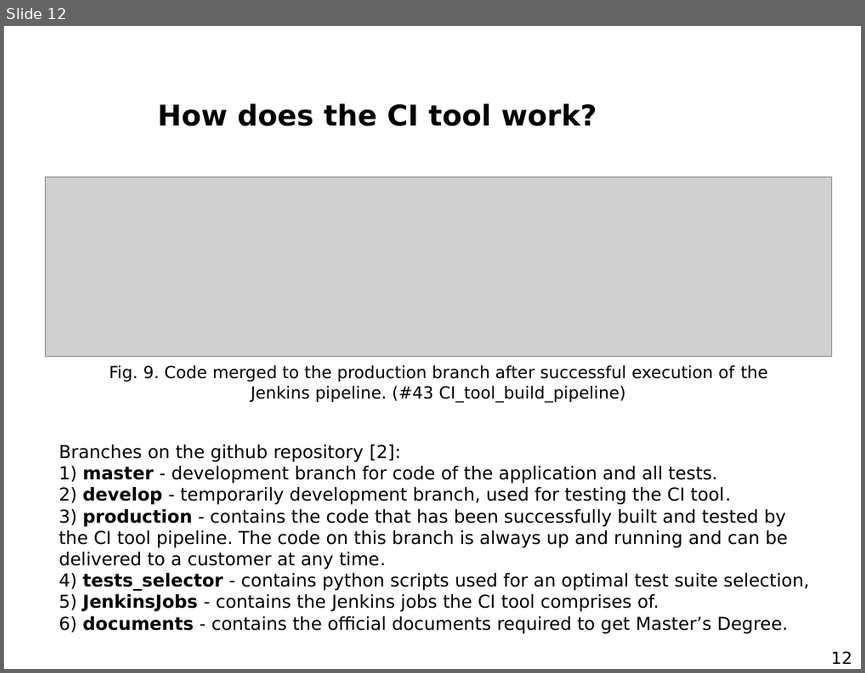
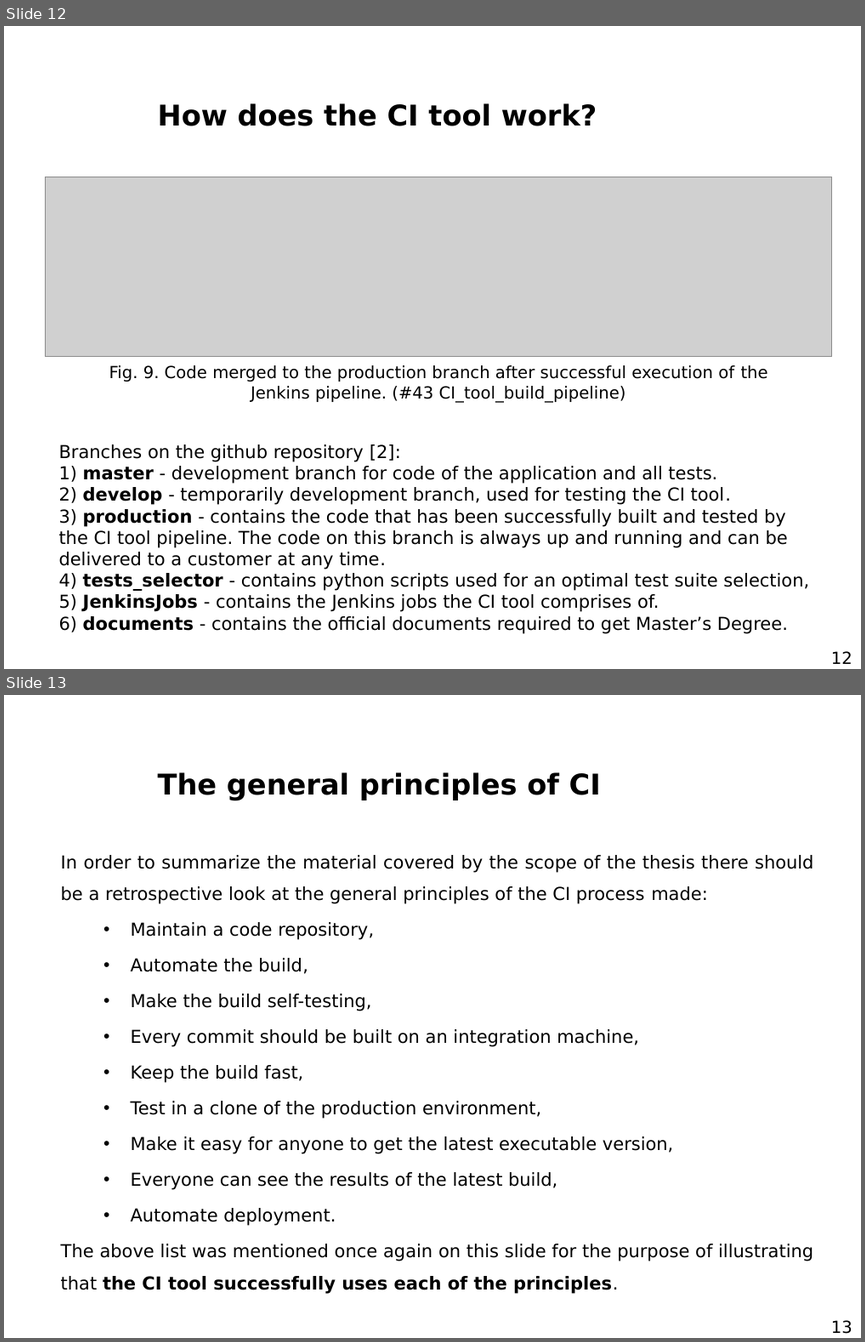
Before and after one commit to AndSze/CI_tool_for_an_optimal_test_suite_selection, a slide deck: Andrzej_Szewczyk_Prezentacja_Seminarium_Dyplomowe.pptx. Shown one above the other, each under a label of ours: slide 12 before the commit, slides 12 and 13 after it. The pictures are 865x673 and 865x1342 pixels, drawn with LibreOffice and Linux fonts; fonts in the diff are those of the drawing; grey boxes stand for pictures; background and template pictures are left out. Boxes give left, top, right and bottom in pixels: in the first picture for what was removed or moved away, otherwise in the second. Text is boxed around its words. In the diff, an @@ line names an element or a change of style, - is before the commit and + after.

Commit message:
Final version of the presentation about the CI tool

```diff
--- a/Andrzej_Szewczyk_Prezentacja_Seminarium_Dyplomowe.pptx
+++ b/Andrzej_Szewczyk_Prezentacja_Seminarium_Dyplomowe.pptx
@@ slide 13 added at (x1=4, y1=695, x2=861, y2=1338), background picture (left out) @@
@@ title added at (x1=158, y1=772, x2=601, y2=801), 24 pt, text #000000, bold @@
+The general principles of CI
@@ text added at (x1=61, y1=855, x2=813, y2=1293), 15 pt, text #000000 @@
+In order to summarize the material covered by the scope of the thesis there should be a retrospective look at the general principles of the CI process made:
+  • Maintain a code repository,
+  • Automate the build,
+  • Make the build self-testing,
+  • Every commit should be built on an integration machine,
+  • Keep the build fast,
+  • Test in a clone of the production environment,
+  • Make it easy for anyone to get the latest executable version,
+  • Everyone can see the results of the latest build,
+  • Automate deployment.
+The above list was mentioned once again on this slide for the purpose of illustrating that the CI tool successfully uses each of the principles.
@@ page number added at (x1=831, y1=1320, x2=852, y2=1333), 14 pt, text #000000 @@
+13
```
Also in this commit, not shown: 4 slides changed, 4 other slides added, 1 slide removed.
